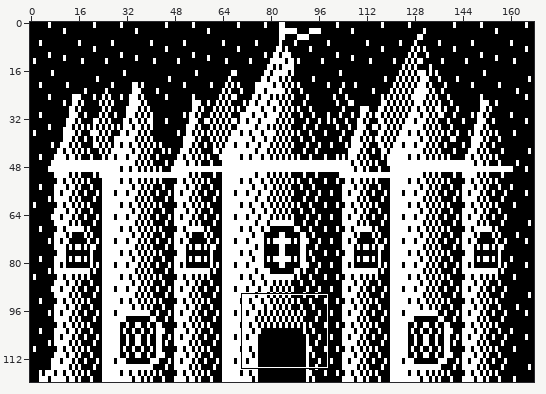
Two versions of one pixel-art file, res/images/castle.ase. The picture above shows the old version from afar; the outline marks the close-up.
Close-up. Before the commit:
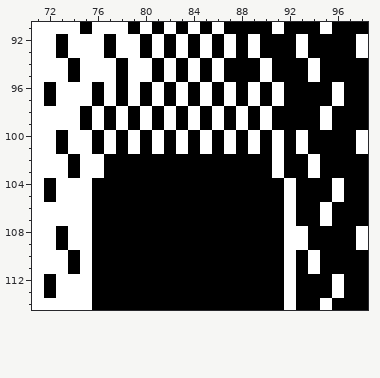
168x120 pixels, 1 frame. Shown: x 71..98, y 91..114.
After the commit:
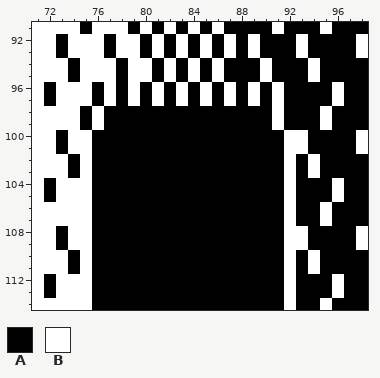
Palette (. is transparent): A #000000  B #ffffff
Edits made:
Layer "Layer 3":
y 98..99: x 78 B -> A; x 80 B -> A; x 82 B -> A; x 84 B -> A; x 86 B -> A; x 88 B -> A; x 90..91 BA -> AB
y 100..101: x 77 B -> A; x 79 B -> A; x 81 B -> A; x 83 B -> A; x 85 B -> A; x 87 B -> A; x 89 B -> A; x 91..92 BA -> AB
y 102..103: x 76 B -> A; x 91..92 BA -> AB
Changed places in both close-ups, as pixel boxes (x1, y1, x2, y2):
changed: (92, 106, 296, 178)
